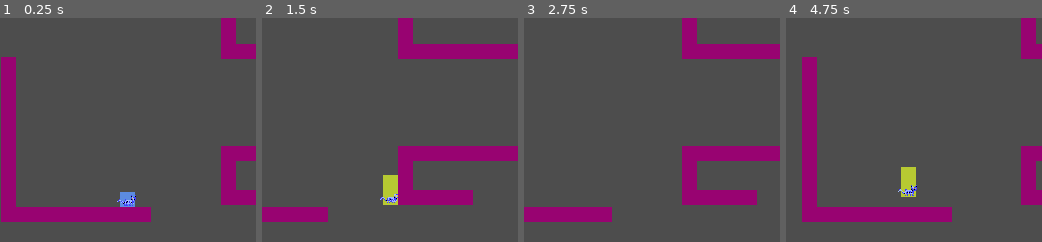
Above: before the commit, frames 1-4 (left to right).
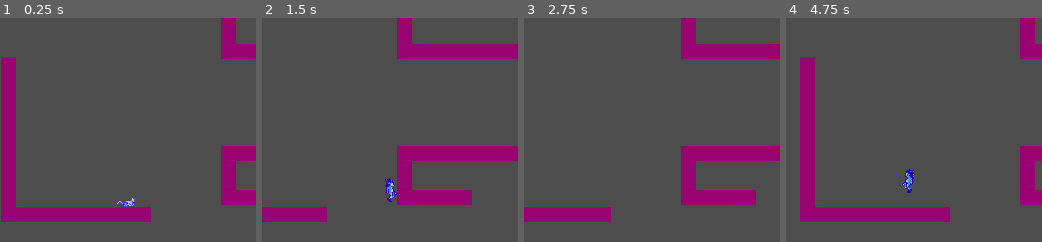
Above: after the commit, the same moments.

Repository: dirtOval/nes-platformer-2026
Game: Godot game, scene res://main.tscn
The game is run twice, just before and just after one commit, with the same random seed, the same clock (stepped at 60 frames per second) and the same inputs.
Inputs:
- Up to frame 1 (0.25 s): no input
- Up to frame 2 (1.5 s): hold Right (right) from 0.53 s (still down); tap T (transform) at 0.6 s; tap Z (jump) at 0.77, 0.8, 1.07, 1.35 s
- Up to frame 3 (2.75 s): tap Z (jump) at 1.52, 1.82, 2.3 s; tap T (transform) at 1.55, 2.1 s; release Right (right) at 2.03 s; hold Left (left) from 2.03 s (still down)
- Up to frame 4 (4.75 s): tap Enter at 2.75 s; release Left (left) at 2.78 s; hold Right (right) 2.78-4.28 s; tap T (transform) at 2.85, 4.35 s; tap Z (jump) at 3.02, 3.32, 3.6, 3.77, 4.07, 4.52 s; tap R (reset) at 3.5 s; hold Left (left) from 4.28 s (still down)

The runs differ from the first frame. In frame 1, 0.4% of the frame differs, in the area x 45-54%, y 77-85%; in frame 2, 1.1%; in frame 3, 0.3%; in frame 4, 2.2%, in the area x 5-98%, y 0-92%.

Commit message:
animations kind of work now

Diff:
--- a/main.tscn
+++ b/main.tscn
@@ -14,7 +14,6 @@
 
 [node name="Player" parent="." unique_id=780051216 instance=ExtResource("2_h2yge")]
 position = Vector2(123, 143)
-AIR_FRICTION_DIVISOR = 2
 
 [node name="Floor5x1" parent="." unique_id=986949322 instance=ExtResource("2_1bvp3")]
 position = Vector2(4, 164)
--- a/player.gd
+++ b/player.gd
@@ -27,6 +27,9 @@
 @export var H_AIR_FRICTION = 400
 
 #WORKING STATS
+@onready
+var active_sprite = $CatSprite
+
 var speed = C_SPEED
 var jump_velocity = C_JUMP_VELOCITY
 var walljump_velocity = C_WALLJUMP_VELOCITY
@@ -56,6 +59,7 @@
     can_move = false
     velocity.x = x * abs(C_WALLJUMP_VELOCITY * 0.85)
     velocity.y = C_WALLJUMP_VELOCITY
+    active_sprite.flip_h = not active_sprite.flip_h
     await get_tree().create_timer(C_WALLJUMP_INPUT_FREEZE).timeout
     can_move = true
   #regular ol jump
@@ -92,19 +96,22 @@
 func morph() -> void:
   human = not human
   print("is human? " + str(human))
-  var creature_sprite = $CreaturePolygon
-  var human_sprite = $HumanPolygon
+  var cat_sprite = $CatSprite
+  var human_sprite = $HumanSprite
   var collider = $CollisionShape2D
   var rectangle = collider.shape
   swap_stats()
   if human:
-    creature_sprite.hide()
+    cat_sprite.hide()
     human_sprite.show()
-    rectangle.size.y = 40
+    active_sprite = human_sprite
+    rectangle.size.x = 12
+    rectangle.size.y = 28
     collider.position.y = -10
   else:
     human_sprite.hide()
-    creature_sprite.show()
+    cat_sprite.show()
+    active_sprite = cat_sprite
     rectangle.size.y = 20
     collider.position.y = 0
 
@@ -114,6 +121,11 @@
   var direction := Input.get_axis("left", "right")
   if direction and can_move:
     velocity.x = move_toward(velocity.x, direction * speed, acceleration * delta)
+    active_sprite.play('run')
+    if direction < 0:
+      active_sprite.flip_h = true
+    elif direction > 0:
+      active_sprite.flip_h = false
   else:
     if not is_on_floor():
       #if we're rising in the jump we have less control of momentum, more while falling
@@ -124,9 +136,11 @@
 
     else:
       velocity.x = move_toward(velocity.x, 0, friction * delta)
+      active_sprite.play('idle')
 
   # Add the gravity.
   if not is_on_floor():
+    active_sprite.play("jump", 1.0, true)
     var gravity = get_gravity()
     if is_on_wall() and velocity.y >= 0:
       velocity.y += (gravity.y * wallslide_slowdown) * delta
@@ -136,11 +150,14 @@
       velocity.y += gravity.y * delta
 
   if Input.is_action_just_pressed("transform"):
+    active_sprite.play("transform")
     morph()
+
 
 
   # Handle jump.
   if Input.is_action_just_pressed("jump") and can_move:
+    active_sprite.play('jump')
     if is_on_floor() or coyote_timer > 0:
       jump()
     if is_on_wall() and not is_on_floor():
--- a/player.tscn
+++ b/player.tscn
@@ -2,8 +2,13 @@
 
 [ext_resource type="Script" uid="uid://ctrlg68d8n31h" path="res://player.gd" id="1_4flbx"]
 [ext_resource type="Texture2D" uid="uid://cwluvit7dvsh3" path="res://art/cat_sprite_blue.png" id="2_onrkg"]
+[ext_resource type="Texture2D" uid="uid://bt2ntq1ethqlq" path="res://art/blue girl_shadow_IdleSequence.png" id="3_hqtel"]
+[ext_resource type="Texture2D" uid="uid://c5565wsye2dmg" path="res://art/blue girl_moon_jump.png" id="4_sweqy"]
+[ext_resource type="Texture2D" uid="uid://bklguuss24lyw" path="res://art/blue_girl_shadow_WalkSequence.png" id="5_1jxqw"]
+[ext_resource type="Texture2D" uid="uid://b3a2xi7yy3t2j" path="res://art/human_cat_transformation_shadow.png" id="5_2hs0m"]
 
 [sub_resource type="RectangleShape2D" id="RectangleShape2D_sh265"]
+size = Vector2(13, 14)
 
 [sub_resource type="AtlasTexture" id="AtlasTexture_i3pqv"]
 atlas = ExtResource("2_onrkg")
@@ -21,6 +26,10 @@
 atlas = ExtResource("2_onrkg")
 region = Rect2(32, 0, 32, 16)
 
+[sub_resource type="AtlasTexture" id="AtlasTexture_b26j0"]
+atlas = ExtResource("2_onrkg")
+region = Rect2(0, 16, 32, 16)
+
 [sub_resource type="AtlasTexture" id="AtlasTexture_2hs0m"]
 atlas = ExtResource("2_onrkg")
 region = Rect2(0, 16, 32, 16)
@@ -32,6 +41,82 @@
 [sub_resource type="AtlasTexture" id="AtlasTexture_dw050"]
 atlas = ExtResource("2_onrkg")
 region = Rect2(64, 16, 32, 16)
+
+[sub_resource type="AtlasTexture" id="AtlasTexture_b88wv"]
+atlas = ExtResource("5_2hs0m")
+region = Rect2(0, 0, 32, 32)
+
+[sub_resource type="AtlasTexture" id="AtlasTexture_pgbbb"]
+atlas = ExtResource("5_2hs0m")
+region = Rect2(32, 0, 32, 32)
+
+[sub_resource type="AtlasTexture" id="AtlasTexture_331ug"]
+atlas = ExtResource("5_2hs0m")
+region = Rect2(64, 0, 32, 32)
+
+[sub_resource type="AtlasTexture" id="AtlasTexture_ny14h"]
+atlas = ExtResource("5_2hs0m")
+region = Rect2(96, 0, 32, 32)
+
+[sub_resource type="AtlasTexture" id="AtlasTexture_ibah8"]
+atlas = ExtResource("5_2hs0m")
+region = Rect2(128, 0, 32, 32)
+
+[sub_resource type="AtlasTexture" id="AtlasTexture_3iwfv"]
+atlas = ExtResource("5_2hs0m")
+region = Rect2(0, 32, 32, 32)
+
+[sub_resource type="AtlasTexture" id="AtlasTexture_qwsg1"]
+atlas = ExtResource("5_2hs0m")
+region = Rect2(32, 32, 32, 32)
+
+[sub_resource type="AtlasTexture" id="AtlasTexture_1xqrm"]
+atlas = ExtResource("5_2hs0m")
+region = Rect2(64, 32, 32, 32)
+
+[sub_resource type="AtlasTexture" id="AtlasTexture_bfour"]
+atlas = ExtResource("5_2hs0m")
+region = Rect2(96, 32, 32, 32)
+
+[sub_resource type="AtlasTexture" id="AtlasTexture_8gr2b"]
+atlas = ExtResource("5_2hs0m")
+region = Rect2(128, 32, 32, 32)
+
+[sub_resource type="AtlasTexture" id="AtlasTexture_vl8ci"]
+atlas = ExtResource("5_2hs0m")
+region = Rect2(0, 64, 32, 32)
+
+[sub_resource type="AtlasTexture" id="AtlasTexture_ieltc"]
+atlas = ExtResource("5_2hs0m")
+region = Rect2(32, 64, 32, 32)
+
+[sub_resource type="AtlasTexture" id="AtlasTexture_fddr8"]
+atlas = ExtResource("5_2hs0m")
+region = Rect2(64, 64, 32, 32)
+
+[sub_resource type="AtlasTexture" id="AtlasTexture_oybyf"]
+atlas = ExtResource("5_2hs0m")
+region = Rect2(96, 64, 32, 32)
+
+[sub_resource type="AtlasTexture" id="AtlasTexture_ajfva"]
+atlas = ExtResource("5_2hs0m")
+region = Rect2(128, 64, 32, 32)
+
+[sub_resource type="AtlasTexture" id="AtlasTexture_5ef02"]
+atlas = ExtResource("5_2hs0m")
+region = Rect2(0, 96, 32, 32)
+
+[sub_resource type="AtlasTexture" id="AtlasTexture_pfmca"]
+atlas = ExtResource("5_2hs0m")
+region = Rect2(32, 96, 32, 32)
+
+[sub_resource type="AtlasTexture" id="AtlasTexture_76oay"]
+atlas = ExtResource("5_2hs0m")
+region = Rect2(64, 96, 32, 32)
+
+[sub_resource type="AtlasTexture" id="AtlasTexture_b4uyv"]
+atlas = ExtResource("5_2hs0m")
+region = Rect2(96, 96, 32, 32)
 
 [sub_resource type="SpriteFrames" id="SpriteFrames_2hs0m"]
 animations = [{
@@ -53,6 +138,14 @@
 "speed": 5.0
 }, {
 "frames": [{
+"duration": 1.0,
+"texture": SubResource("AtlasTexture_b26j0")
+}],
+"loop": true,
+"name": &"jump",
+"speed": 5.0
+}, {
+"frames": [{
 "duration": 0.55,
 "texture": SubResource("AtlasTexture_2hs0m")
 }, {
@@ -63,7 +156,288 @@
 "texture": SubResource("AtlasTexture_dw050")
 }],
 "loop": true,
-"name": &"new_animation",
+"name": &"run",
+"speed": 5.0
+}, {
+"frames": [{
+"duration": 0.15,
+"texture": SubResource("AtlasTexture_b88wv")
+}, {
+"duration": 0.15,
+"texture": SubResource("AtlasTexture_pgbbb")
+}, {
+"duration": 0.15,
+"texture": SubResource("AtlasTexture_331ug")
+}, {
+"duration": 0.15,
+"texture": SubResource("AtlasTexture_ny14h")
+}, {
+"duration": 0.15,
+"texture": SubResource("AtlasTexture_ibah8")
+}, {
+"duration": 0.15,
+"texture": SubResource("AtlasTexture_3iwfv")
+}, {
+"duration": 0.15,
+"texture": SubResource("AtlasTexture_qwsg1")
+}, {
+"duration": 0.15,
+"texture": SubResource("AtlasTexture_1xqrm")
+}, {
+"duration": 0.15,
+"texture": SubResource("AtlasTexture_bfour")
+}, {
+"duration": 0.15,
+"texture": SubResource("AtlasTexture_8gr2b")
+}, {
+"duration": 0.15,
+"texture": SubResource("AtlasTexture_vl8ci")
+}, {
+"duration": 0.15,
+"texture": SubResource("AtlasTexture_ieltc")
+}, {
+"duration": 0.15,
+"texture": SubResource("AtlasTexture_fddr8")
+}, {
+"duration": 0.15,
+"texture": SubResource("AtlasTexture_oybyf")
+}, {
+"duration": 0.15,
+"texture": SubResource("AtlasTexture_ajfva")
+}, {
+"duration": 0.15,
+"texture": SubResource("AtlasTexture_5ef02")
+}, {
+"duration": 0.15,
+"texture": SubResource("AtlasTexture_pfmca")
+}, {
+"duration": 0.15,
+"texture": SubResource("AtlasTexture_76oay")
+}, {
+"duration": 0.15,
+"texture": SubResource("AtlasTexture_b4uyv")
+}],
+"loop": false,
+"name": &"transform",
+"speed": 5.0
+}]
+
+[sub_resource type="AtlasTexture" id="AtlasTexture_n7ghd"]
+atlas = ExtResource("3_hqtel")
+region = Rect2(16, 0, 16, 32)
+
+[sub_resource type="AtlasTexture" id="AtlasTexture_nvl01"]
+atlas = ExtResource("3_hqtel")
+region = Rect2(64, 0, 16, 32)
+
+[sub_resource type="AtlasTexture" id="AtlasTexture_ivps1"]
+atlas = ExtResource("3_hqtel")
+region = Rect2(112, 0, 16, 32)
+
+[sub_resource type="AtlasTexture" id="AtlasTexture_urp6f"]
+atlas = ExtResource("3_hqtel")
+region = Rect2(64, 0, 16, 32)
+
+[sub_resource type="AtlasTexture" id="AtlasTexture_op7ga"]
+atlas = ExtResource("4_sweqy")
+region = Rect2(16, 0, 16, 32)
+
+[sub_resource type="AtlasTexture" id="AtlasTexture_q13i1"]
+atlas = ExtResource("4_sweqy")
+region = Rect2(64, 0, 16, 32)
+
+[sub_resource type="AtlasTexture" id="AtlasTexture_bwjto"]
+atlas = ExtResource("5_1jxqw")
+region = Rect2(16, 0, 16, 32)
+
+[sub_resource type="AtlasTexture" id="AtlasTexture_606se"]
+atlas = ExtResource("5_1jxqw")
+region = Rect2(64, 0, 16, 32)
+
+[sub_resource type="AtlasTexture" id="AtlasTexture_u1c27"]
+atlas = ExtResource("5_1jxqw")
+region = Rect2(112, 0, 16, 32)
+
+[sub_resource type="AtlasTexture" id="AtlasTexture_pylmc"]
+atlas = ExtResource("5_2hs0m")
+region = Rect2(96, 96, 32, 32)
+
+[sub_resource type="AtlasTexture" id="AtlasTexture_pbfsw"]
+atlas = ExtResource("5_2hs0m")
+region = Rect2(64, 96, 32, 32)
+
+[sub_resource type="AtlasTexture" id="AtlasTexture_5tmop"]
+atlas = ExtResource("5_2hs0m")
+region = Rect2(32, 96, 32, 32)
+
+[sub_resource type="AtlasTexture" id="AtlasTexture_7ahtn"]
+atlas = ExtResource("5_2hs0m")
+region = Rect2(0, 96, 32, 32)
+
+[sub_resource type="AtlasTexture" id="AtlasTexture_7lmhl"]
+atlas = ExtResource("5_2hs0m")
+region = Rect2(128, 64, 32, 32)
+
+[sub_resource type="AtlasTexture" id="AtlasTexture_dx0e4"]
+atlas = ExtResource("5_2hs0m")
+region = Rect2(96, 64, 32, 32)
+
+[sub_resource type="AtlasTexture" id="AtlasTexture_jm5j8"]
+atlas = ExtResource("5_2hs0m")
+region = Rect2(64, 64, 32, 32)
+
+[sub_resource type="AtlasTexture" id="AtlasTexture_7hik5"]
+atlas = ExtResource("5_2hs0m")
+region = Rect2(32, 64, 32, 32)
+
+[sub_resource type="AtlasTexture" id="AtlasTexture_qtqh7"]
+atlas = ExtResource("5_2hs0m")
+region = Rect2(0, 64, 32, 32)
+
+[sub_resource type="AtlasTexture" id="AtlasTexture_2wuci"]
+atlas = ExtResource("5_2hs0m")
+region = Rect2(128, 32, 32, 32)
+
+[sub_resource type="AtlasTexture" id="AtlasTexture_iruf7"]
+atlas = ExtResource("5_2hs0m")
+region = Rect2(96, 32, 32, 32)
+
+[sub_resource type="AtlasTexture" id="AtlasTexture_j5n4i"]
+atlas = ExtResource("5_2hs0m")
+region = Rect2(64, 32, 32, 32)
+
+[sub_resource type="AtlasTexture" id="AtlasTexture_634y6"]
+atlas = ExtResource("5_2hs0m")
+region = Rect2(32, 32, 32, 32)
+
+[sub_resource type="AtlasTexture" id="AtlasTexture_efrwb"]
+atlas = ExtResource("5_2hs0m")
+region = Rect2(0, 32, 32, 32)
+
+[sub_resource type="AtlasTexture" id="AtlasTexture_hiqhm"]
+atlas = ExtResource("5_2hs0m")
+region = Rect2(128, 0, 32, 32)
+
+[sub_resource type="AtlasTexture" id="AtlasTexture_tkwlq"]
+atlas = ExtResource("5_2hs0m")
+region = Rect2(96, 0, 32, 32)
+
+[sub_resource type="AtlasTexture" id="AtlasTexture_hl5qd"]
+atlas = ExtResource("5_2hs0m")
+region = Rect2(64, 0, 32, 32)
+
+[sub_resource type="AtlasTexture" id="AtlasTexture_ek41f"]
+atlas = ExtResource("5_2hs0m")
+region = Rect2(32, 0, 32, 32)
+
+[sub_resource type="AtlasTexture" id="AtlasTexture_khis8"]
+atlas = ExtResource("5_2hs0m")
+region = Rect2(0, 0, 32, 32)
+
+[sub_resource type="SpriteFrames" id="SpriteFrames_q13i1"]
+animations = [{
+"frames": [{
+"duration": 3.0,
+"texture": SubResource("AtlasTexture_n7ghd")
+}, {
+"duration": 1.5,
+"texture": SubResource("AtlasTexture_nvl01")
+}, {
+"duration": 3.0,
+"texture": SubResource("AtlasTexture_ivps1")
+}, {
+"duration": 1.5,
+"texture": SubResource("AtlasTexture_urp6f")
+}],
+"loop": true,
+"name": &"idle",
+"speed": 5.0
+}, {
+"frames": [{
+"duration": 1.4,
+"texture": SubResource("AtlasTexture_op7ga")
+}, {
+"duration": 1.0,
+"texture": SubResource("AtlasTexture_q13i1")
+}],
+"loop": false,
+"name": &"jump",
+"speed": 5.0
+}, {
+"frames": [{
+"duration": 1.25,
+"texture": SubResource("AtlasTexture_bwjto")
+}, {
+"duration": 1.25,
+"texture": SubResource("AtlasTexture_606se")
+}, {
+"duration": 1.25,
+"texture": SubResource("AtlasTexture_u1c27")
+}],
+"loop": true,
+"name": &"run",
+"speed": 5.0
+}, {
+"frames": [{
+"duration": 0.15,
+"texture": SubResource("AtlasTexture_pylmc")
+}, {
+"duration": 0.15,
+"texture": SubResource("AtlasTexture_pbfsw")
+}, {
+"duration": 0.15,
+"texture": SubResource("AtlasTexture_5tmop")
+}, {
+"duration": 0.15,
+"texture": SubResource("AtlasTexture_7ahtn")
+}, {
+"duration": 0.15,
+"texture": SubResource("AtlasTexture_7lmhl")
+}, {
+"duration": 0.15,
+"texture": SubResource("AtlasTexture_dx0e4")
+}, {
+"duration": 0.15,
+"texture": SubResource("AtlasTexture_jm5j8")
+}, {
+"duration": 0.15,
+"texture": SubResource("AtlasTexture_7hik5")
+}, {
+"duration": 0.15,
+"texture": SubResource("AtlasTexture_qtqh7")
+}, {
+"duration": 0.15,
+"texture": SubResource("AtlasTexture_2wuci")
+}, {
+"duration": 0.15,
+"texture": SubResource("AtlasTexture_iruf7")
+}, {
+"duration": 0.15,
+"texture": SubResource("AtlasTexture_j5n4i")
+}, {
+"duration": 0.15,
+"texture": SubResource("AtlasTexture_634y6")
+}, {
+"duration": 0.15,
+"texture": SubResource("AtlasTexture_efrwb")
+}, {
+"duration": 0.15,
+"texture": SubResource("AtlasTexture_hiqhm")
+}, {
+"duration": 0.15,
+"texture": SubResource("AtlasTexture_tkwlq")
+}, {
+"duration": 0.15,
+"texture": SubResource("AtlasTexture_hl5qd")
+}, {
+"duration": 0.15,
+"texture": SubResource("AtlasTexture_ek41f")
+}, {
+"duration": 0.15,
+"texture": SubResource("AtlasTexture_khis8")
+}],
+"loop": false,
+"name": &"transform",
 "speed": 5.0
 }]
 
@@ -86,18 +460,12 @@
 coyote_frames = 4
 
 [node name="CollisionShape2D" type="CollisionShape2D" parent="." unique_id=867029209]
+position = Vector2(1.5, -7)
 shape = SubResource("RectangleShape2D_sh265")
 
-[node name="CreaturePolygon" type="Polygon2D" parent="." unique_id=995789447]
-color = Color(0.36178893, 0.55236906, 0.88254094, 1)
-polygon = PackedVector2Array(-10, -10, 10, -10, 10, 10, -10, 10)
-
-[node name="HumanPolygon" type="Polygon2D" parent="." unique_id=29484388]
-visible = false
-color = Color(0.71877205, 0.78881174, 0.19670668, 1)
-polygon = PackedVector2Array(-10, -30, 10, -30, 10, 10, -10, 10)
-
 [node name="VisibleOnScreenNotifier2D" type="VisibleOnScreenNotifier2D" parent="." unique_id=1794111453]
+position = Vector2(0, -4)
+rect = Rect2(-5, -10, 13, 14)
 
 [node name="Camera2D" type="Camera2D" parent="." unique_id=1797929164]
 position = Vector2(0, -58)
@@ -113,10 +481,16 @@
 [node name="CoyoteTimer" type="Timer" parent="." unique_id=840098010]
 process_callback = 0
 
-[node name="AnimatedSprite2D" type="AnimatedSprite2D" parent="." unique_id=827200898]
+[node name="CatSprite" type="AnimatedSprite2D" parent="." unique_id=827200898]
+position = Vector2(0, -8)
 sprite_frames = SubResource("SpriteFrames_2hs0m")
 animation = &"idle"
-frame_progress = 0.73387206
 speed_scale = 0.75
 
+[node name="HumanSprite" type="AnimatedSprite2D" parent="." unique_id=1770451056]
+visible = false
+position = Vector2(0, -16)
+sprite_frames = SubResource("SpriteFrames_q13i1")
+animation = &"idle"
+
 [connection signal="screen_exited" from="VisibleOnScreenNotifier2D" to="." method="_on_visible_on_screen_notifier_2d_screen_exited"]
Binary file added: art/blue girl_moon_IdleSequence.png
Not shown, added: art/blue girl_moon_IdleSequence.png.import
Binary file added: art/blue girl_moon_jump.png
Not shown, added: art/blue girl_moon_jump.png.import
Binary file added: art/blue girl_moon_jump_moon.png
Not shown, added: art/blue girl_moon_jump_moon.png.import
Binary file added: art/blue girl_shadow_IdleSequence.png
Not shown, added: art/blue girl_shadow_IdleSequence.png.import
Binary file added: art/blue_girl_moon_AttackSequence.png
Not shown, added: art/blue_girl_moon_AttackSequence.png.import
Binary file added: art/blue_girl_moon_WalkSequence.png
Not shown, added: art/blue_girl_moon_WalkSequence.png.import
(and 8 more such lines)
